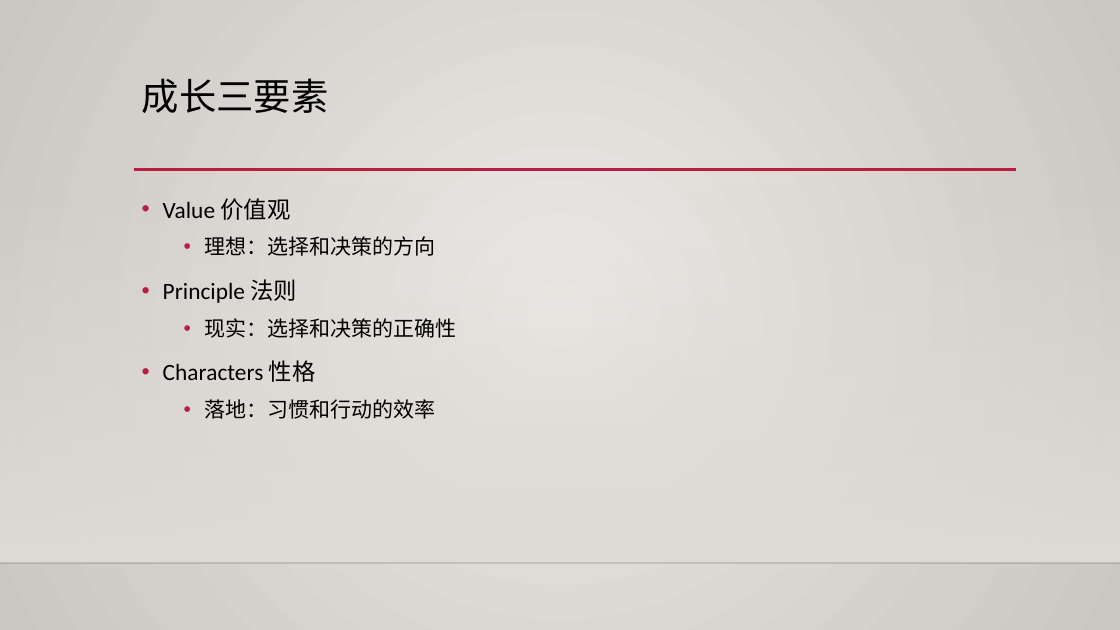
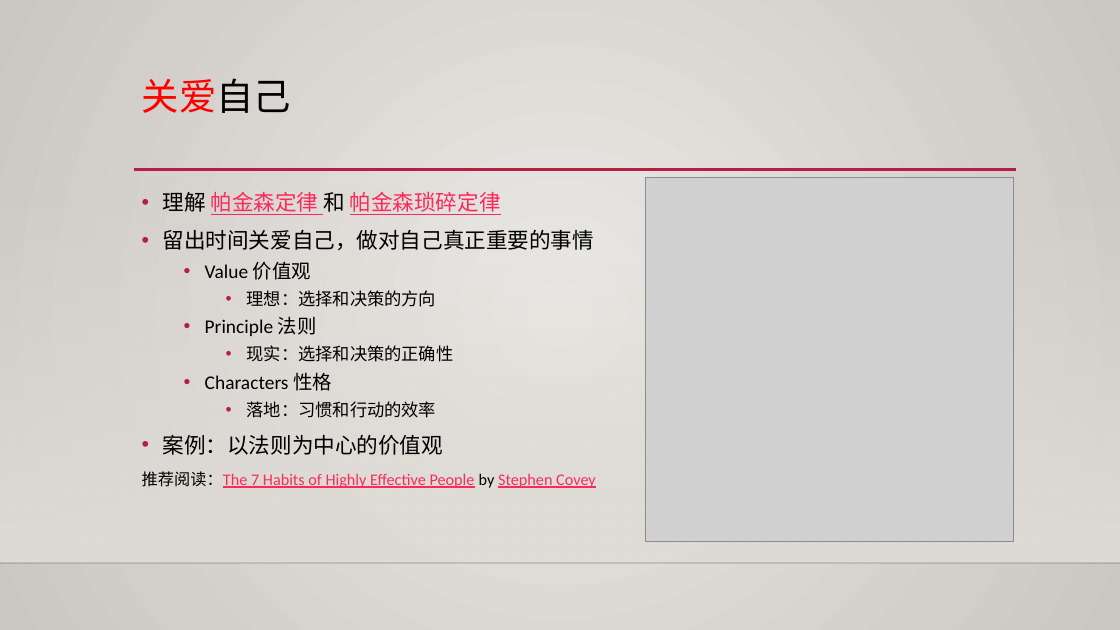
Before and after one commit to yangoliver/mydoc, a slide deck: slide 10 of slides/2016/career_personal_dev.pptx (slide 13 before the commit). Drawn at 1120x630 pixels with LibreOffice and Linux fonts; fonts in the diff are those of the drawing; grey boxes stand for pictures; background and template pictures are left out. Boxes give left, top, right and bottom in pixels: in the first picture for what was removed or moved away, otherwise in the second. Text is boxed around its words. In the diff, an @@ line names an element or a change of style, - is before the commit and + after.

Commit message:
update: 7 habits contents and further cleanup

```diff
--- a/slides/2016/career_personal_dev.pptx
+++ b/slides/2016/career_personal_dev.pptx
@@ title at [142, 78, 291, 113]: text changed; text colour #000000 to #FF0000 @@
-成长三要素
+关爱自己
@@ picture added at [646, 177, 1014, 541] @@
@@ text at [163, 191, 594, 250]: paragraphs added @@
+• 理解 帕金森定律 和 帕金森琐碎定律
+• 留出时间关爱自己，做对自己真正重要的事情
@@ text at [205, 261, 454, 418]: size 20 to 16.6 pt in "Value 价值观", "Principle 法则", "Characters 性格"; size 18 to 14.8 pt in "理想：选择和决策的方向", "现实：选择和决策的正确性", "落地：习惯和行动的效率"; list level 1 to 2 in "Value 价值观"; line spacing 1.2 to 1; list level 2 to 3 in "理想：选择和决策的方向"; list level 1 to 2 in "Principle 法则"; list level 2 to 3 in "现实：选择和决策的正确性"; list level 1 to 2 in "Characters 性格"; list level 2 to 3 in "落地：习惯和行动的效率" @@
@@ text at [142, 435, 596, 488]: paragraphs added @@
+• 案例：以法则为中心的价值观
+推荐阅读：The 7 Habits of Highly Effective People by Stephen Covey
```
Also in this commit, not shown: 10 other slides changed.
